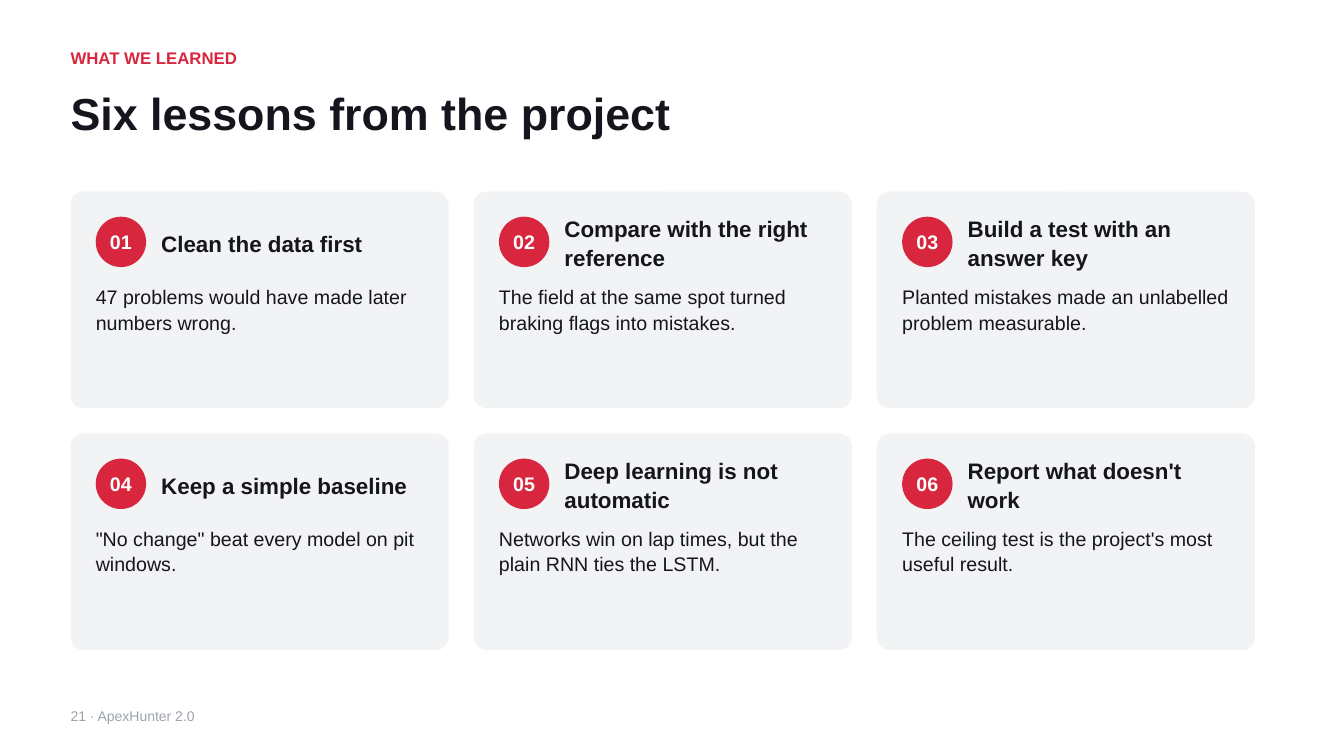
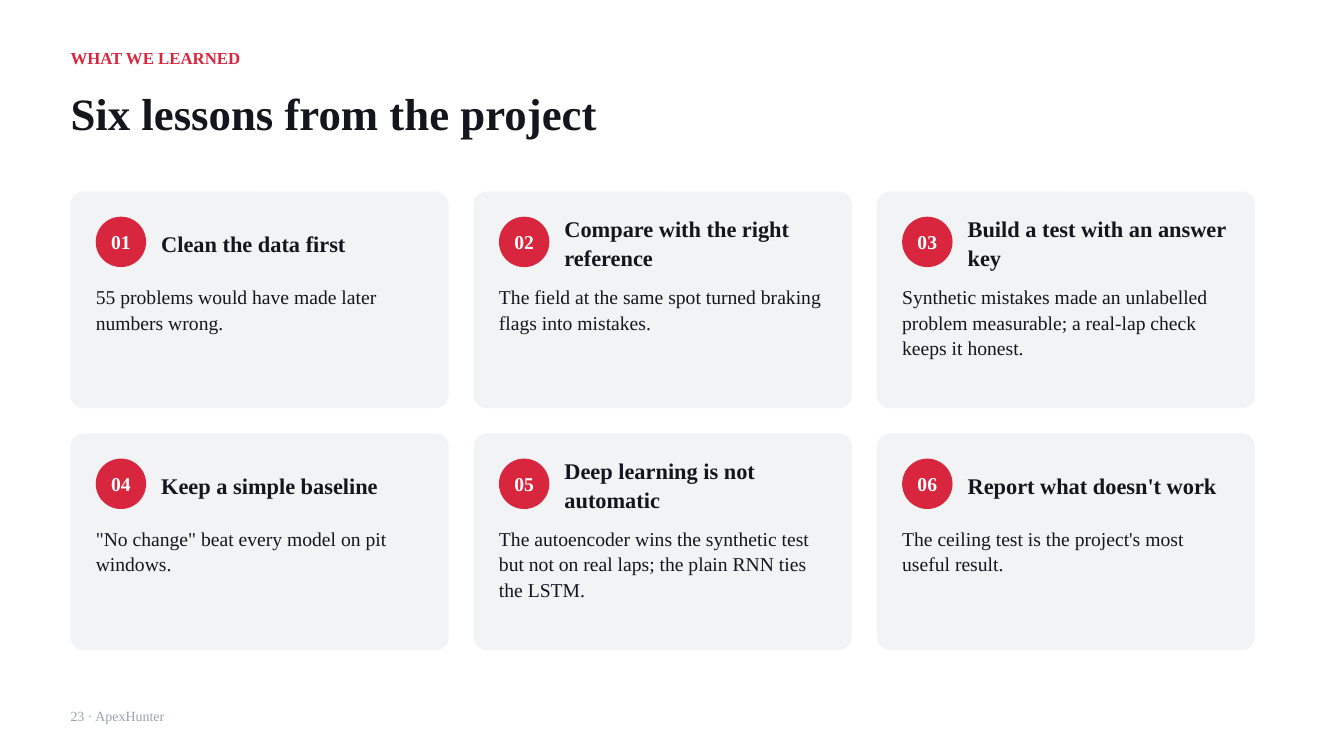
Before and after one commit to ParinShah2312/ApexHunter, a slide deck: slide 23 of docs/submission/ApexHunter_Presentation.pptx (slide 21 before the commit). Drawn at 1344x756 pixels with LibreOffice and Linux fonts; fonts in the diff are those of the drawing. Boxes give left, top, right and bottom in pixels: in the first picture for what was removed or moved away, otherwise in the second. Text is boxed around its words. In the diff, an @@ line names an element or a change of style, - is before the commit and + after.

```diff
--- a/docs/submission/ApexHunter_Presentation.pptx
+++ b/docs/submission/ApexHunter_Presentation.pptx
@@ text at (x1=96, y1=290, x2=376, y2=335): text changed; font Arial to Times New Roman @@
-47 problems would have made later numbers wrong.
+55 problems would have made later numbers wrong.
@@ text at (x1=902, y1=290, x2=1208, y2=360): text changed; font Arial to Times New Roman @@
-Planted mistakes made an unlabelled problem measurable.
+Synthetic mistakes made an unlabelled problem measurable; a real-lap check keeps it honest.
@@ text at (x1=499, y1=532, x2=809, y2=598): text changed; font Arial to Times New Roman @@
-Networks win on lap times, but the plain RNN ties the LSTM.
+The autoencoder wins the synthetic test but not on real laps; the plain RNN ties the LSTM.
@@ font Arial to Times New Roman in 16 elements at (x1=71, y1=53, x2=240, y2=65), (x1=71, y1=98, x2=596, y2=140), (x1=96, y1=217, x2=146, y2=267), (x1=161, y1=236, x2=346, y2=253), (x1=499, y1=217, x2=549, y2=267), (x1=564, y1=221, x2=789, y2=266), (x1=499, y1=290, x2=821, y2=335), (x1=902, y1=217, x2=953, y2=267), (x1=968, y1=221, x2=1226, y2=271), (x1=96, y1=459, x2=146, y2=509), (x1=161, y1=478, x2=378, y2=499), (x1=96, y1=532, x2=387, y2=572), (x1=499, y1=459, x2=549, y2=509), (x1=564, y1=463, x2=755, y2=509), (x1=968, y1=478, x2=1217, y2=499), (x1=902, y1=532, x2=1183, y2=571) @@
@@ text at (x1=71, y1=712, x2=164, y2=724): text changed; font Arial to Times New Roman @@
-21 · ApexHunter 2.0
+23 · ApexHunter
```
Also in this commit, not shown: 20 other slides changed, 4 slides added, 2 slides removed, 44 other files.
